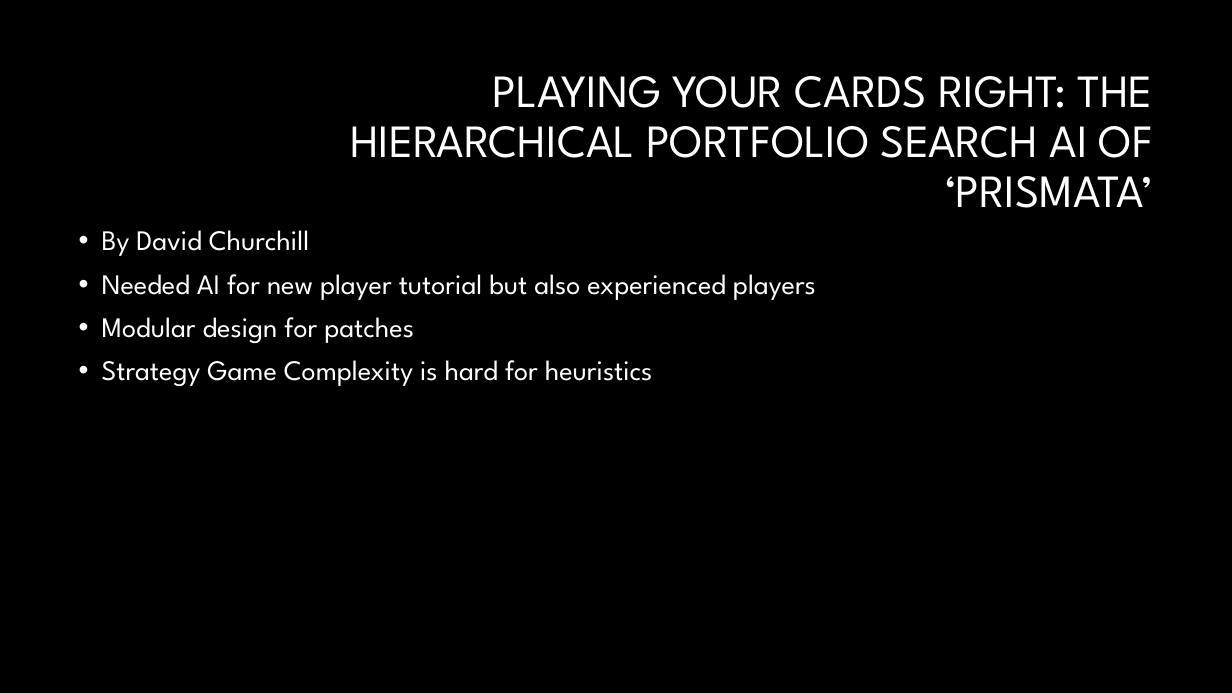
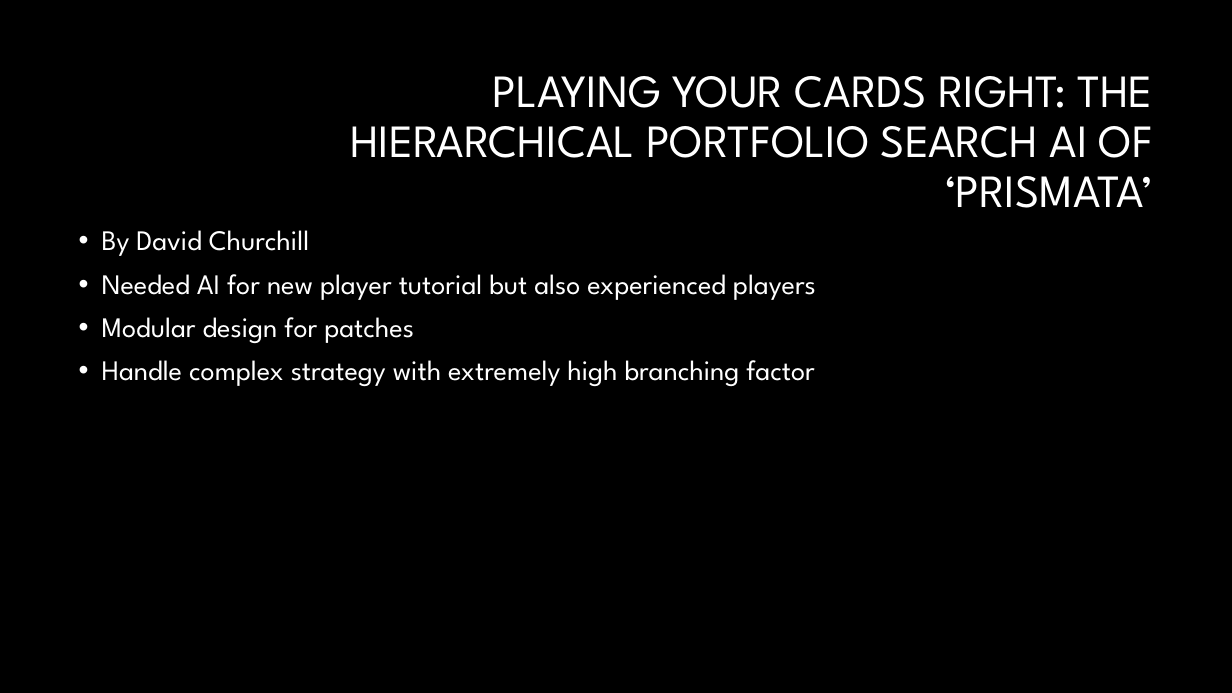
Before and after one commit to JSarasua/Guildhall, a slide deck: slide 2 of PD/Elevator pitch.pptx. Drawn at 1232x693 pixels with LibreOffice and Linux fonts; fonts in the diff are those of the drawing; background and template pictures are left out. Boxes give left, top, right and bottom in pixels: in the first picture for what was removed or moved away, otherwise in the second. Text is boxed around its words. In the diff, an @@ line names an element or a change of style, - is before the commit and + after.

```diff
--- a/PD/Elevator pitch.pptx
+++ b/PD/Elevator pitch.pptx
@@ text at (102, 360, 814, 386): text changed @@
-• Strategy Game Complexity is hard for heuristics
+• Handle complex strategy with extremely high branching factor
```
Also in this commit, not shown: 5 other slides changed, 2 other files.
